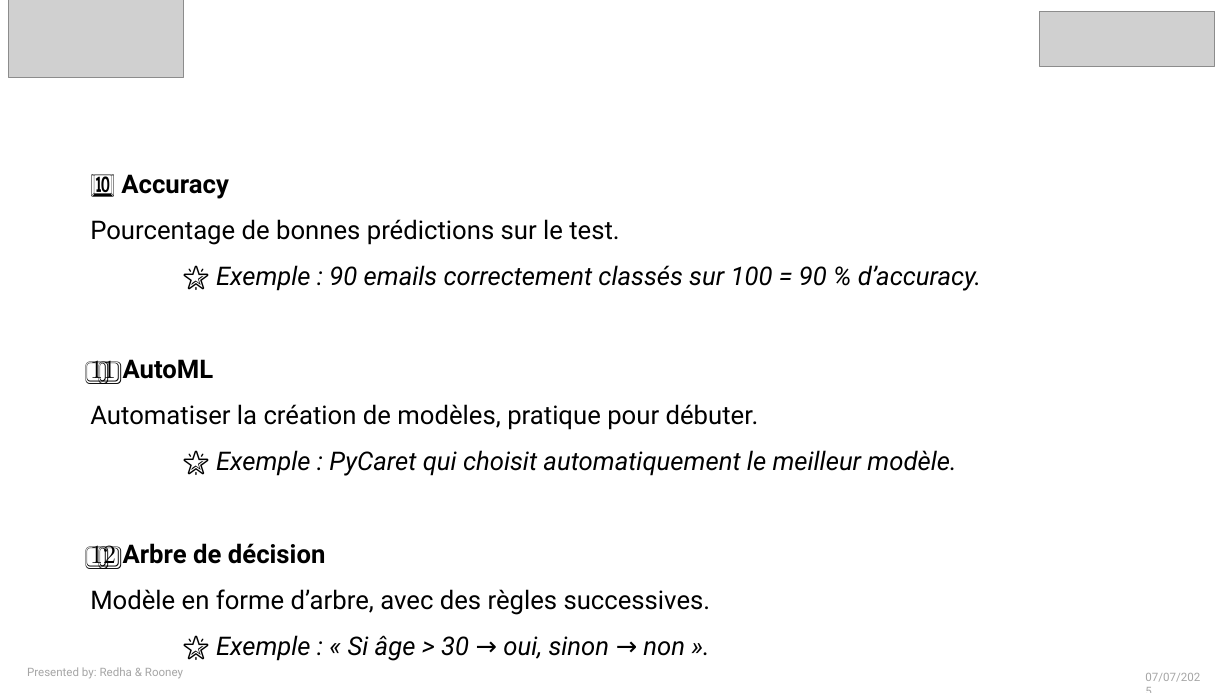
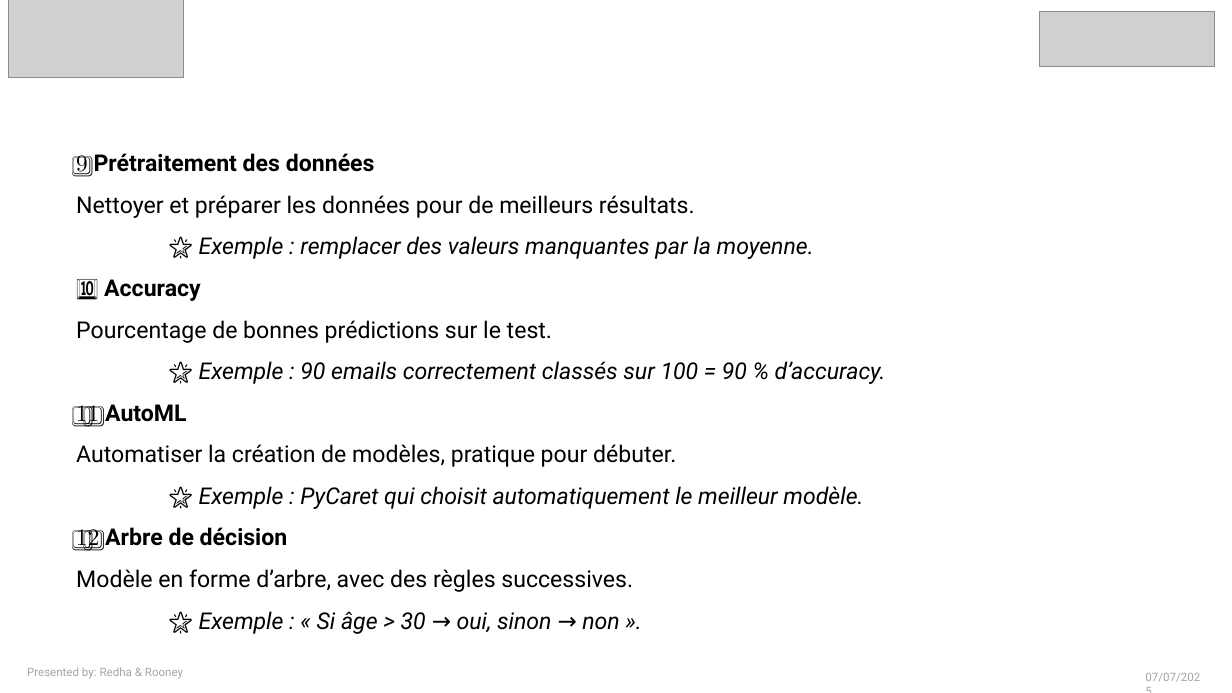
Before and after one commit to RedhaAGGOUN/bank-marketing-, a slide deck: slide 5 of Bank_Marketing.pptx (slide 7 before the commit). Drawn at 1232x693 pixels with LibreOffice and Linux fonts; fonts in the diff are those of the drawing; grey boxes stand for pictures. Boxes give left, top, right and bottom in pixels: in the first picture for what was removed or moved away, otherwise in the second. Text is boxed around its words. In the diff, an @@ line names an element or a change of style, - is before the commit and + after.

```diff
--- a/Bank_Marketing.pptx
+++ b/Bank_Marketing.pptx
@@ text "9️⃣ Prétraitement des données Nettoyer ...": place and size @@
-text "9️⃣ Prétraitement des données Nettoyer ..." at (90, 174, 981, 661)
+text "9️⃣ Prétraitement des données Nettoyer ..." at (76, 153, 886, 634)
@@ text at (76, 153, 814, 259): paragraph added @@
+9️⃣ Prétraitement des données
+Nettoyer et préparer les données pour de meilleurs résultats.
+🌟 Exemple : remplacer des valeurs manquantes par la moyenne.
@@ text at (76, 279, 886, 634): size 20 to 18 pt in "🔟 Accuracy Pourcentage de bonnes prédictions sur ...", "1️⃣1️⃣ AutoML Automatiser la création de modèles, ...", "1️⃣2️⃣ Arbre de décision Modèle en forme ..." @@
```
Also in this commit, not shown: 4 other slides changed, 2 slides added, 10 slides removed.
